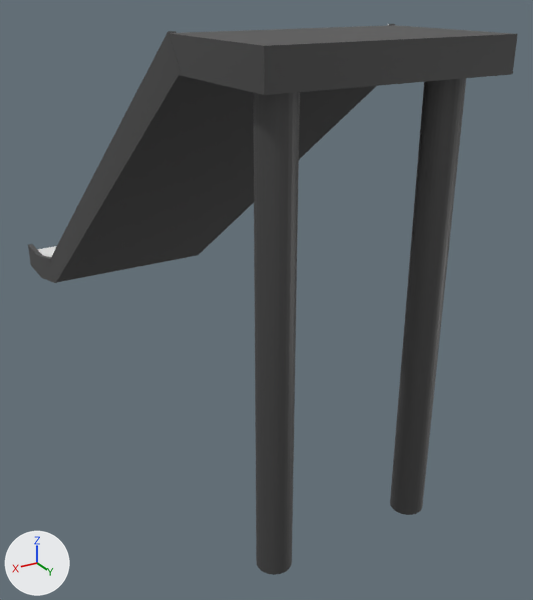
Renders of the Blender file Assets/Models/Blender Files/Slide.blend from each side of a commit.
One viewpoint serves both versions: a camera (50 mm lens) standing at (3.12, 6.66, 2.16) and looking at (-0.47, 0.67, -0.83). Every picture has the same lights, and +X, +Y and +Z are marked at lower left.
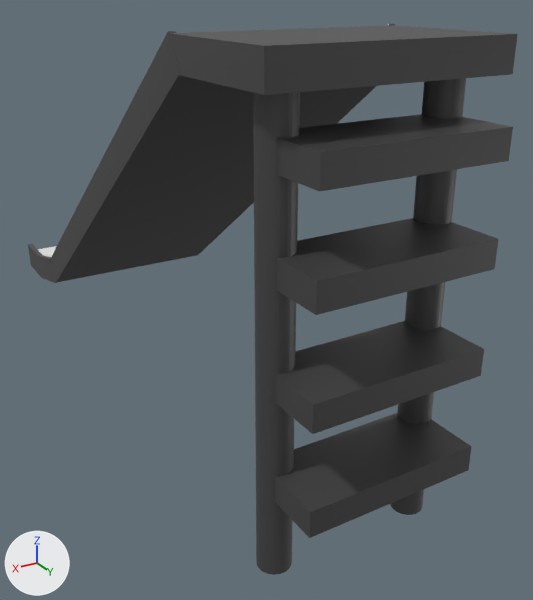
The newer file is also turned or shifted as a whole; pictures and numbers use the older file's frame.

Pixel boxes (x1, y1, x2, y2) of what changed, in the pictures (533 x 600 px):
part 1 of me_cube_002, added: after (277, 114, 513, 192)
part 2 of me_cube_002, added: after (276, 218, 498, 315)
part 3 of me_cube_002, added: after (275, 321, 484, 434)
part 4 of me_cube_002, added: after (275, 413, 472, 538)

The change, as a diff of the scene's bpy script:
```diff
--- a/Assets/Models/Blender Files/Slide.blend.py
+++ b/Assets/Models/Blender Files/Slide.blend.py
@@ me_cube_002 @@
 me_cube_002.from_pydata(...)  # 204 vertices, 148 faces; spans x -0.98..0.98, y -2.1..1.86, z -3.06..3.25
 # used by ob_cube_001; location = (0.0, 0.0, 0.0); rotation_euler = (1.571, 0.0, 0.0), in degrees (90, 0, 0)
+# me_cube_002 part 1: a new loose piece, a box spanning x -0.76..0.76, y 1.07..1.3, z -3.31..-2.63, in mat_material_001 (dark grey #585858)
+# me_cube_002 part 2: a new loose piece, a box spanning x -0.76..0.76, y 0.31..0.53, z -3.31..-2.63, in mat_material_001 (dark grey #585858)
+# me_cube_002 part 3: a new loose piece, a box spanning x -0.76..0.76, y -0.54..-0.32, z -3.31..-2.63, in mat_material_001 (dark grey #585858)
+# me_cube_002 part 4: a new loose piece, a box spanning x -0.76..0.76, y -1.4..-1.17, z -3.31..-2.63, in mat_material_001 (dark grey #585858)
 me_cube_002.materials.append(mat_slide)
```
